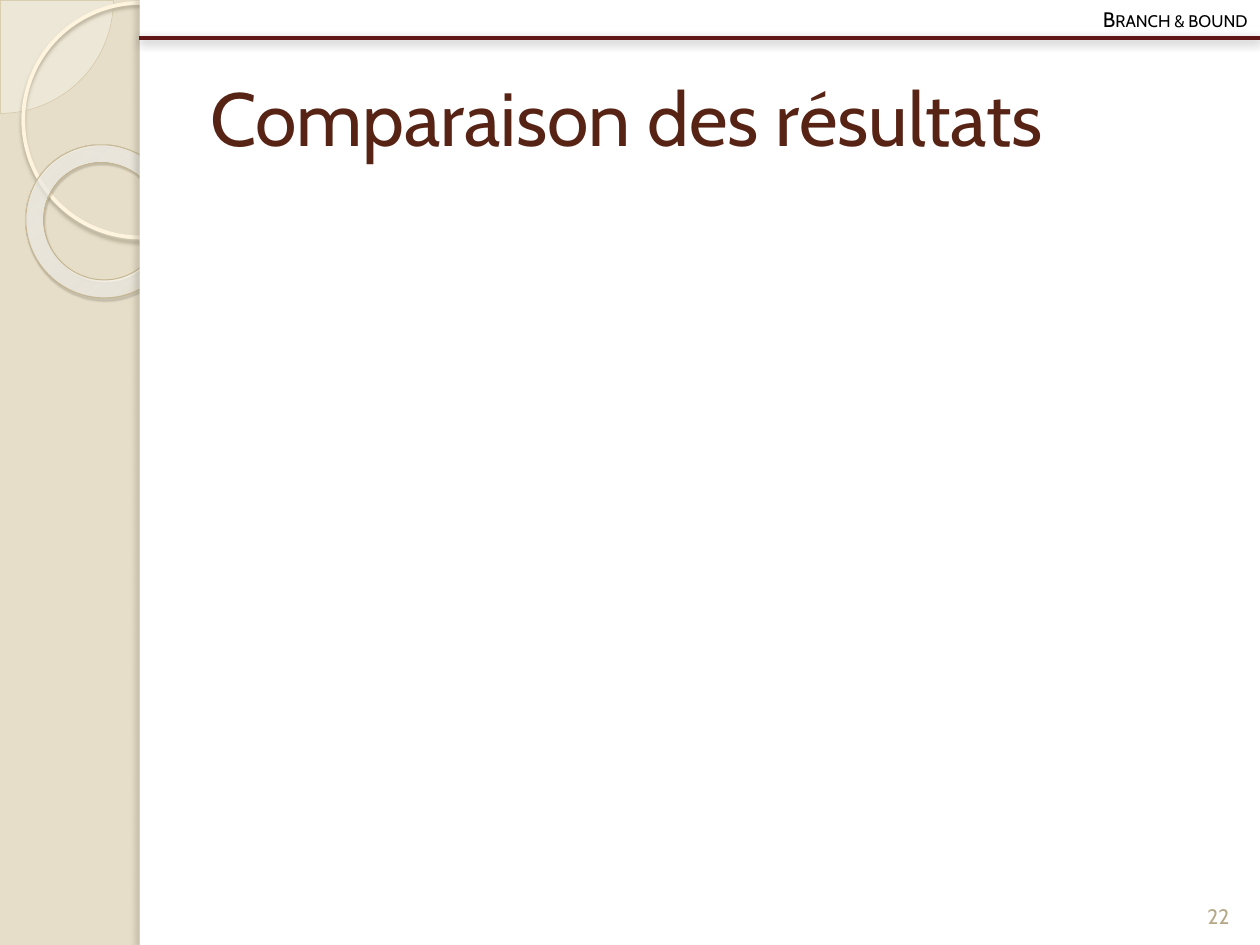
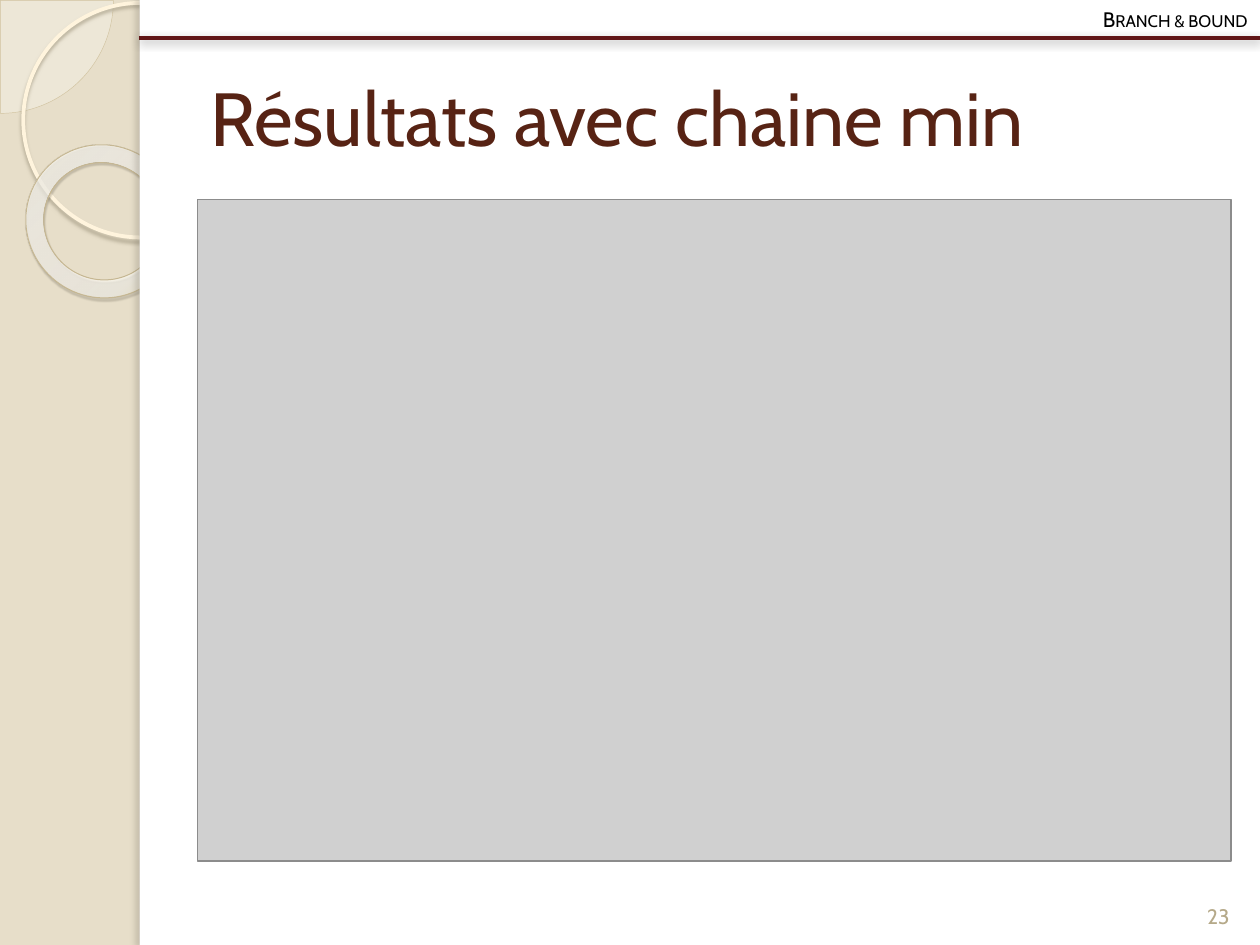
Before and after one commit to Origraena/moca, a slide deck: slide 24 of gmin213/tp/presentation/pres.pptx (slide 23 before the commit). Drawn at 1260x945 pixels with LibreOffice and Linux fonts; fonts in the diff are those of the drawing; grey boxes stand for pictures. Boxes give left, top, right and bottom in pixels: in the first picture for what was removed or moved away, otherwise in the second. Text is boxed around its words. In the diff, an @@ line names an element or a change of style, - is before the commit and + after.

```diff
--- a/gmin213/tp/presentation/pres.pptx
+++ b/gmin213/tp/presentation/pres.pptx
@@ title at [210,89,1024,147]: text changed @@
-Comparaison des résultats
+Résultats avec chaine min
@@ picture added at [198,199,1231,861] @@
@@ page number at [1207,909,1229,924]: text changed @@
-22
+23
```
Also in this commit, not shown: 1 other slide changed, 1 slide added, 14 other files.
